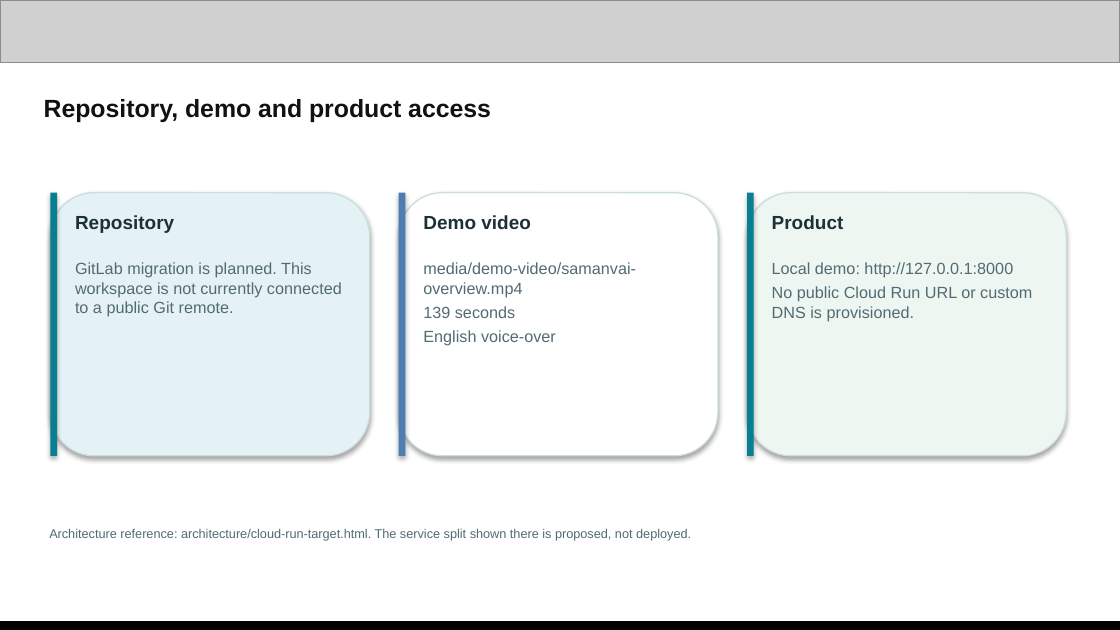
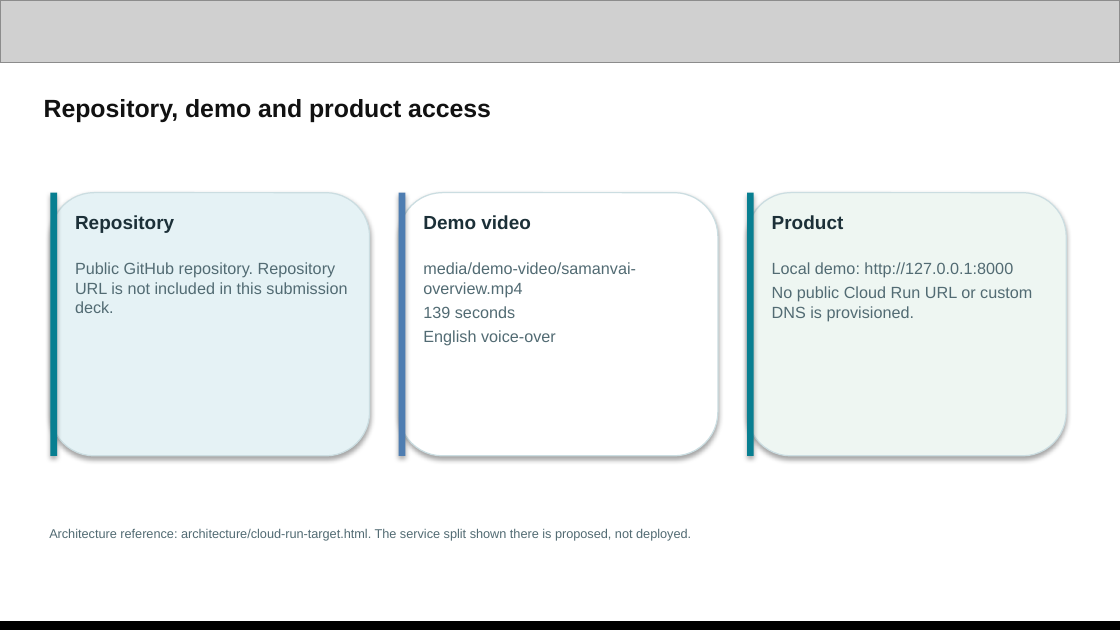
Before and after one commit to MohithGowda/ai_builder_cup_samanvAI, a slide deck: slide 14 of Google-AI-Builder/media/presentation/SamanvAI_AI_Builder_Cup_Submission.pptx. Drawn at 1120x630 pixels with LibreOffice and Linux fonts; fonts in the diff are those of the drawing; grey boxes stand for pictures. Boxes give left, top, right and bottom in pixels: in the first picture for what was removed or moved away, otherwise in the second. Text is boxed around its words. In the diff, an @@ line names an element or a change of style, - is before the commit and + after.

```diff
--- a/Google-AI-Builder/media/presentation/SamanvAI_AI_Builder_Cup_Submission.pptx
+++ b/Google-AI-Builder/media/presentation/SamanvAI_AI_Builder_Cup_Submission.pptx
@@ text at bbox=[75, 262, 347, 313]: text changed @@
-GitLab migration is planned. This workspace is not currently connected to a public Git remote.
+Public GitHub repository. Repository URL is not included in this submission deck.
```
Also in this commit, not shown: 5 other slides changed, 4 other files.
